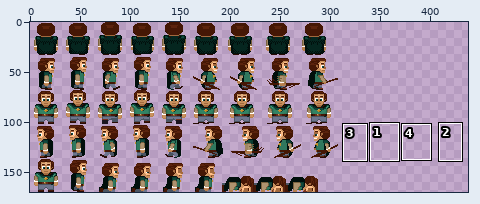
Sprite sheet: images/warrior.png. The first picture is a wide view before the edit; the outline marks the close-up.
Close-up. The starting point:
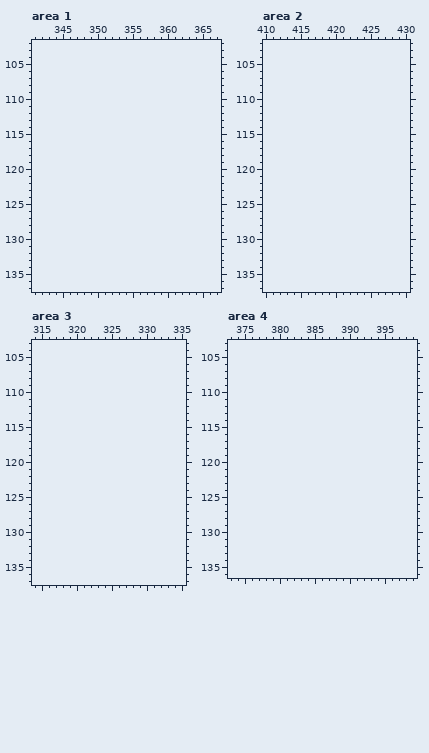
The file is 310x170 pixels. Shown: area 1: x 341..367, y 102..137; area 2: x 410..430, y 102..137; area 3: x 314..335, y 103..137; area 4: x 373..399, y 103..136. The old version is drawn lined up with the new one, on the new canvas. The commit also changed other parts of the picture, which this record leaves out.
Palette (. is transparent): 
The result:
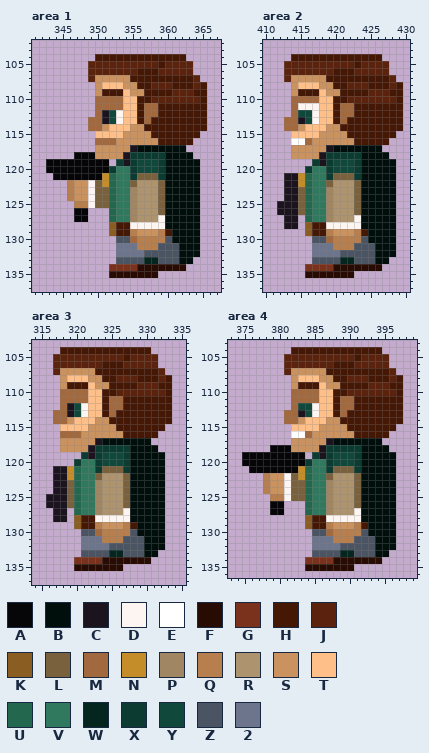
Colours new in this view: A #060608  B #010f0c  C #1b141e  D #fdf5f1  E #ffffff  F #280c04  G #7a321c  H #451705  J #5b230d  K #8a5e22  L #79613e  M #a2693e  N #c58d29  P #a08662  Q #b77f4d  R #ae936f  S #ca925f  T #ffbf89  U #23674e  V #30785e  W #05261f  X #0b3b31  Y #10483c  Z #4a5462  2 #6d758d
Edits made:
canvas 310x170 -> 438x170
Changed rows in their new state; - is an unchanged pixel.
Area 1:
first column x 343:
104 -------HHHHHHHHHHHHH---
105 ------JJJJJJJJJJHJJJJ--
106 ------JJJJJJJHHHJJJJJ--
107 ------JSSSSSHHHHHHHHHJ-
108 -------STTTSSHHJJJHHHJH
109 -------SHHHTSSHHHHJJJHH
110 -------MMMMTTHHJJJJJJJH
111 -------MMMMTTHMMHHHHHHH
112 -------MCYDTTHMMHHHHHHH
113 ------MMCYDTTHMHHHHHHHH
114 ------MMSTTTSSHHHHHHHHH
115 -------TTTTSSSSHHHHHHH-
116 -------MMMSSSSSSHHHHH--
117 -------SSSSSCBBBBBBB---
118 ----AAASSSSCXXXXXBBBB--
119 AAAAAAAAA-XCXYYYXBBBBB-
120 AAAAAAAAAXVVXYYYXBBBBB-
121 -AAAAAAANUVVXLLLXBBBBB-
122 ---QSSDLNUVVLRRRLBBBBB-
123 ---QSSDLLUVVPRRRLBBBBB-
124 ---QSSDLLUVVPRRRLBBBBB-
125 ----QQDLLUVVPRRRLBBBBB-
126 ----AA---UVVPRRRLBBBBB-
127 ----AA---UVVPRRRDBBBBB-
128 ---------KHHDDDDDBBBBB-
129 ---------KHHQSSSQHBBBB-
130 ----------ZZMQQQQZBBBB-
131 ----------222QQQZZZBBB-
132 ----------2222ZZZZZBBB-
133 ----------ZZZZWWZZZBB--
134 ---------GGGGFFFFFFF---
135 ---------FFFFFFF-------
Area 2:
first column x 412:
104 --HHHHHHHHHHHHH---
105 -JJJJJJJJJJHJJJJ--
106 -JJJJJJJHHHJJJJJ--
107 -JSSSSSHHHHHHHHHJ-
108 --STTTSSHHJJJHHHJH
109 --SHHHTSSHHHHJJJHH
110 --MMMMTTHHJJJJJJJH
111 --MDDDTTHMMHHHHHHH
112 --MYYDTTHMMHHHHHHH
113 -MMCYDTTHMHHHHHHHH
114 -MMSTTTSSHHHHHHHHH
115 --TTTTSSSSHHHHHHH-
116 --EEMSSSSSSHHHHH--
117 --SSSSSCBBBBBBB---
118 --SSSSCXXXXXBBBB--
119 -----XCXYYYXBBBBB-
120 ----XVVXYYYXBBBBB-
121 -CCNUVVXLLLXBBBBB-
122 -CCNUVVLRRRLBBBBB-
123 -CCLUVVPRRRLBBBBB-
124 -CCLUVVPRRRLBBBBB-
125 CCCLUVVPRRRLBBBBB-
126 CCCLUVVPRRRLBBBBB-
127 -CC-UVVPRRRDBBBBB-
128 -CC-KHHDDDDDBBBBB-
129 ----KHHQSSSQHBBBB-
130 -----ZZMQQQQZBBBB-
131 -----222QQQZZZBBB-
132 -----2222ZZZZZBBB-
133 -----ZZZZWWZZZBB--
134 ----GGGGFFFFFFF---
135 ----FFFFFFF-------
Area 3:
first column x 316:
104 --HHHHHHHHHHHHH---
105 -JJJJJJJJJJHJJJJ--
106 -JJJJJJJHHHJJJJJ--
107 -JSSSSSHHHHHHHHHJ-
108 --STTTSSHHJJJHHHJH
109 --SHHHTSSHHHHJJJHH
110 --MMMMTTHHJJJJJJJH
111 --MMMMTTHMMHHHHHHH
112 --MCYDTTHMMHHHHHHH
113 -MMCYDTTHMHHHHHHHH
114 -MMSTTTSSHHHHHHHHH
115 --TTTTSSSSHHHHHHH-
116 --MMMSSSSSSHHHHH--
117 --SSSSSCBBBBBBB---
118 --SSSSCXXXXXBBBB--
119 -----XCXYYYXBBBBB-
120 ----XVVXYYYXBBBBB-
121 -CCNUVVXLLLXBBBBB-
122 -CCNUVVLRRRLBBBBB-
123 -CCLUVVPRRRLBBBBB-
124 -CCLUVVPRRRLBBBBB-
125 CCCLUVVPRRRLBBBBB-
126 CCCLUVVPRRRLBBBBB-
127 -CC-UVVPRRRDBBBBB-
128 -CC-KHHDDDDDBBBBB-
129 ----KHHQSSSQHBBBB-
130 -----ZZMQQQQZBBBB-
131 -----222QQQZZZBBB-
132 -----2222ZZZZZBBB-
133 -----ZZZZWWZZZBB--
134 ----GGGGFFFFFFF---
135 ----FFFFFFF-------
Area 4:
first column x 375:
104 -------HHHHHHHHHHHHH---
105 ------JJJJJJJJJJHJJJJ--
106 ------JJJJJJJHHHJJJJJ--
107 ------JSSSSSHHHHHHHHHJ-
108 -------STTTSSHHJJJHHHJH
109 -------SHHHTSSHHHHJJJHH
110 -------MMMMTTHHJJJJJJJH
111 -------MMMMTTHMMHHHHHHH
112 -------MYYDTTHMMHHHHHHH
113 ------MMCYDTTHMHHHHHHHH
114 ------MMSTTTSSHHHHHHHHH
115 -------TTTTSSSSHHHHHHH-
116 -------EEMSSSSSSHHHHH--
117 -------SSSSSCBBBBBBB---
118 ----AAASSSSCXXXXXBBBB--
119 AAAAAAAAA-XCXYYYXBBBBB-
120 AAAAAAAAAXVVXYYYXBBBBB-
121 -AAAAAAANUVVXLLLXBBBBB-
122 ---QSSDLNUVVLRRRLBBBBB-
123 ---QSSDLLUVVPRRRLBBBBB-
124 ---QSSDLLUVVPRRRLBBBBB-
125 ----QQDLLUVVPRRRLBBBBB-
126 ----AA---UVVPRRRLBBBBB-
127 ----AA---UVVPRRRDBBBBB-
128 ---------KHHDDDDDBBBBB-
129 ---------KHHQSSSQHBBBB-
130 ----------ZZMQQQQZBBBB-
131 ----------222QQQZZZBBB-
132 ----------2222ZZZZZBBB-
133 ----------ZZZZWWZZZBB--
134 ---------GGGGFFFFFFF---
135 ---------FFFFFFF-------
Boxes around the changes in both close-ups, in picture pixels (x1, y1, x2, y2):
added: (46, 54, 207, 278)
added: (277, 54, 403, 278)
added: (46, 347, 172, 571)
added: (242, 347, 403, 571)
